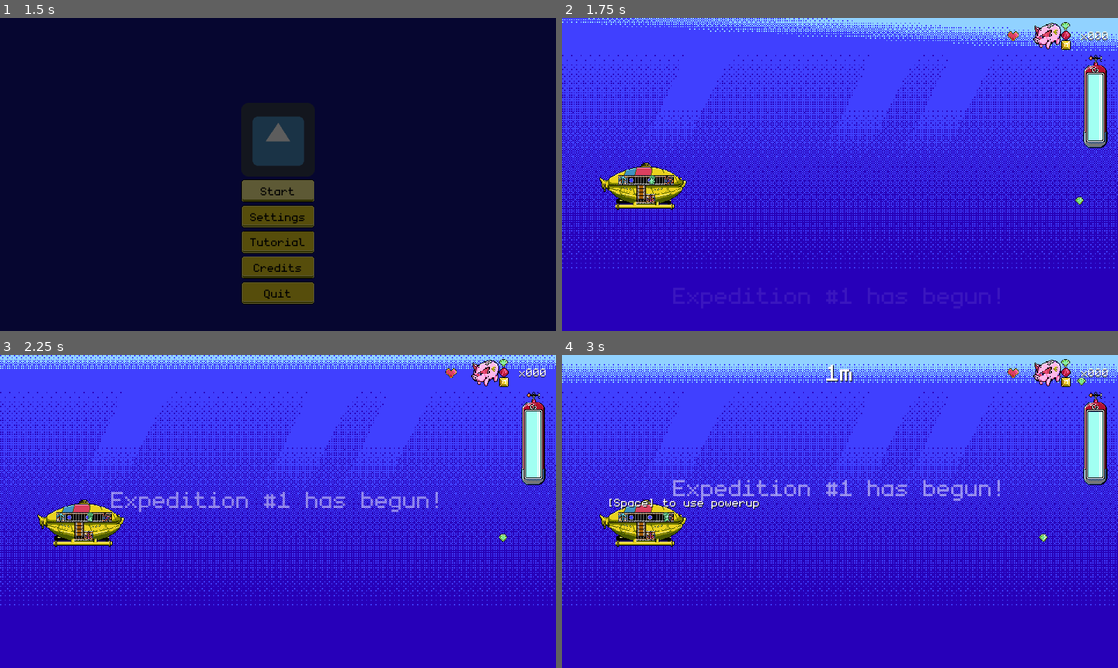
Above: before the commit, frames 1-4 (two rows, left to right).
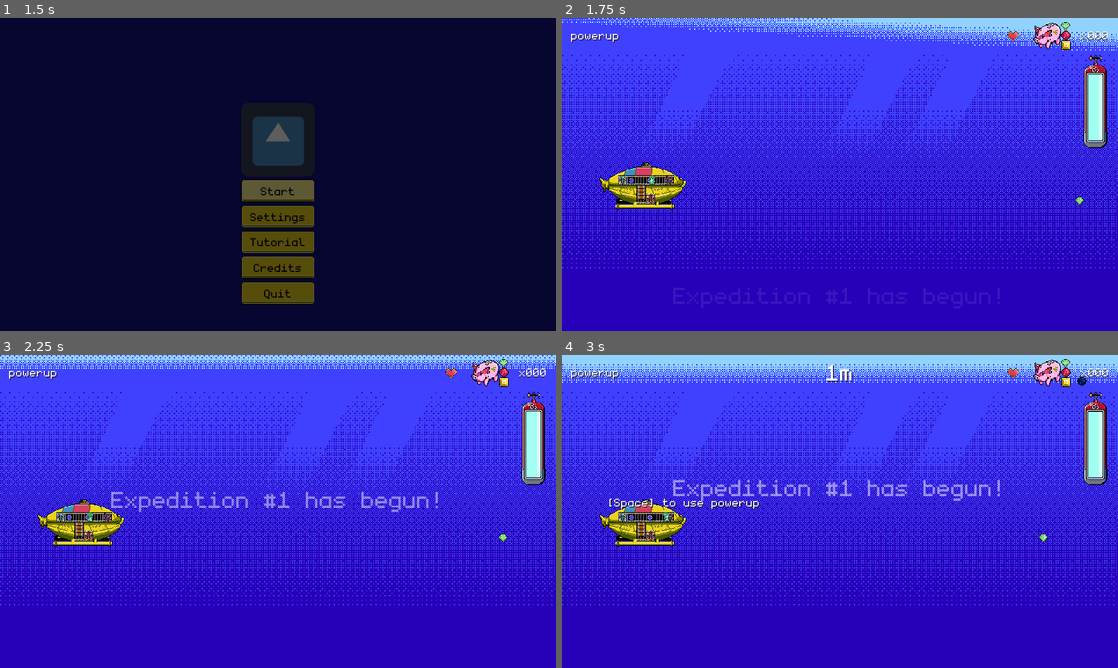
Above: after the commit, the same moments.

Repository: dmitriy-shmilo/gwj41
Game: Godot game, scene res://splash_screen/splash_screen.tscn
Same seed, same stepped clock (60 frames per second), same inputs: the game is played once before the commit and once after it. The engine's default icon, where the game draws it, is replaced by a stand-in: a white triangle on a blue panel in a dark square. Sound files missing from this copy of the repository are replaced by a short silence.
Inputs (mouse positions are in pixels of both pictures, inside the frame that each line leads up to):
- Up to frame 1 (1.5 s): tap Enter at 0.5 s; move the mouse to (400, 158) at 0.52 s; hold D (right) 0.53-1.25 s; hold Space (interact) 0.53-1.25 s; click (400, 158) at 0.67 s; click "Start" at 1.25 s
- Up to frame 2 (1.75 s): no input
- Up to frame 3 (2.25 s): move the mouse to (166, 527) at 2.02 s; hold S (down) from 2.03 s (still down); tap Space (interact) at 2.1 s
- Up to frame 4 (3 s): tap Space (interact) at 2.75 s; move the mouse to (895, 442) at 2.77 s; release S (down) at 2.78 s; hold D (right) from 2.78 s (still down); hold Space (interact) from 2.78 s (still down)

Frame 1 is identical in both runs. In frame 2, 0.1% of the frame differs, in the area x 1-11%, y 5-8%; in frame 3, 0.1%; in frame 4, 0.2%, in the area x 1-95%, y 5-10%.

Commit message:
Placeholder powerups.

Diff:
--- a/src/game_screen/game_screen.gd
+++ b/src/game_screen/game_screen.gd
@@ -8,6 +8,7 @@
 	preload("res://game_screen/treasure3.tscn")
 ]
 const ENEMY_SCENE = preload("res://game_screen/enemy.tscn")
+const POWERUP_SCENE = preload("res://game_screen/powerup.tscn")
 const INVINCIBILITY_TIME = 2.0
 
 onready var _pause_container: ColorRect = $"Gui/PauseContainer"
@@ -28,6 +29,7 @@
 var _distance = 0
 var _speed = 50
 var _invincibility_left = 0.0
+var _current_powerup: Powerup = null
 
 
 func _ready() -> void:
@@ -87,6 +89,11 @@
 	_gui.update_score(_score)
 
 
+func _set_powerup(value: Powerup) -> void:
+	_current_powerup = value
+	_gui.update_powerup(value)
+
+
 func _set_lives(value: int) -> void:
 	# TODO: update stats and fade
 	if value < 1:
@@ -124,6 +131,10 @@
 		_pickup_sound_player.play()
 		_set_score(_score + item.value)
 		item.disappear()
+	elif item is PowerupCollectable:
+		_pickup_sound_player.play()
+		_set_powerup(item.powerup)
+		item.disappear()
 	elif item is Enemy:
 		if _invincibility_left <= 0.0:
 			_damage_sound_player.play()
@@ -149,8 +160,10 @@
 func _on_SpawnTimer_timeout() -> void:
 	# TODO: spawn more stuff with progress
 	match randi() % 10:
-		0, 1:
+		0:
 			_spawn(TREASURE_SCENES[randi() % TREASURE_SCENES.size()])
+		1:
+			_spawn(POWERUP_SCENE)
 		2:
 			_spawn(ENEMY_SCENE)
 
--- a/src/game_screen/game_screen.tscn
+++ b/src/game_screen/game_screen.tscn
@@ -254,6 +254,18 @@
 "_edit_use_anchors_": false
 }
 
+[node name="PowerupLabel" type="Label" parent="Gui"]
+margin_left = 16.0
+margin_top = 16.0
+margin_right = 112.0
+margin_bottom = 51.0
+theme = ExtResource( 2 )
+custom_colors/font_color_shadow = Color( 0, 0, 0, 1 )
+text = "powerup"
+__meta__ = {
+"_edit_use_anchors_": false
+}
+
 [node name="Submarine" parent="." instance=ExtResource( 3 )]
 position = Vector2( 145, 287 )
 
--- a/src/game_screen/gui.gd
+++ b/src/game_screen/gui.gd
@@ -9,6 +9,7 @@
 onready var _lives_container: HBoxContainer = $"LivesContainer"
 onready var _run_title_label: Label = $"RunTitleLabel"
 onready var _run_title_tween: Tween = $"RunTitleTween"
+onready var _powerup_label: Label = $"PowerupLabel"
 
 func show_run_title(text: String) -> void:
 	var height = _run_title_label.rect_size.y
@@ -69,3 +70,11 @@
 func update_oxygen(current: float, total: float) -> void:
 	_oxygen_progress.max_value = total
 	_oxygen_progress.value = current
+
+
+func update_powerup(powerup: Powerup) -> void:
+	if powerup == null:
+		_powerup_label.text = ""
+		return
+
+	_powerup_label.text = tr(powerup.title)
--- /dev/null
+++ b/src/game_screen/powerup.gd
@@ -0,0 +1,18 @@
+extends Collectable
+class_name PowerupCollectable
+
+onready var _animation_player: AnimationPlayer = $"AnimationPlayer"
+
+export var powerup =
+func _process(delta: float) -> void:
+	if _animation_player.is_playing() or randi() % 60 != 0:
+		return
+
+	_animation_player.play("shine")
+
+
+func _on_Area2D_body_entered(body: Node) -> void:
+	if not body is Submarine:
+		return
+
+	emit_signal("collected", self)
--- /dev/null
+++ b/src/game_screen/powerup.tscn
@@ -0,0 +1,60 @@
+[gd_scene load_steps=6 format=2]
+
+[ext_resource path="res://assets/art/treasure3.png" type="Texture" id=1]
+[ext_resource path="res://game_screen/powerup_collectable.gd" type="Script" id=2]
+
+[sub_resource type="CircleShape2D" id=1]
+radius = 9.0
+
+[sub_resource type="Animation" id=2]
+length = 0.001
+tracks/0/type = "value"
+tracks/0/path = NodePath("Sprite:frame")
+tracks/0/interp = 1
+tracks/0/loop_wrap = true
+tracks/0/imported = false
+tracks/0/enabled = true
+tracks/0/keys = {
+"times": PoolRealArray( 0 ),
+"transitions": PoolRealArray( 1 ),
+"update": 0,
+"values": [ 0 ]
+}
+
+[sub_resource type="Animation" id=3]
+resource_name = "shine"
+length = 1.5
+tracks/0/type = "value"
+tracks/0/path = NodePath("Sprite:frame")
+tracks/0/interp = 1
+tracks/0/loop_wrap = true
+tracks/0/imported = false
+tracks/0/enabled = true
+tracks/0/keys = {
+"times": PoolRealArray( 0, 0.1, 0.2, 0.3, 0.4, 0.5, 0.6, 0.7, 0.8, 0.9, 1, 1.1, 1.2, 1.3, 1.4 ),
+"transitions": PoolRealArray( 1, 1, 1, 1, 1, 1, 1, 1, 1, 1, 1, 1, 1, 1, 1 ),
+"update": 1,
+"values": [ 0, 1, 2, 3, 4, 5, 6, 7, 8, 9, 10, 11, 12, 13, 1 ]
+}
+
+[node name="Powerup" type="Node2D"]
+script = ExtResource( 2 )
+
+[node name="Sprite" type="Sprite" parent="."]
+modulate = Color( 0, 0.717647, 1, 1 )
+texture = ExtResource( 1 )
+hframes = 14
+
+[node name="CollisionArea" type="Area2D" parent="."]
+collision_layer = 2
+collision_mask = 2
+
+[node name="CollisionShape2D" type="CollisionShape2D" parent="CollisionArea"]
+shape = SubResource( 1 )
+
+[node name="AnimationPlayer" type="AnimationPlayer" parent="."]
+playback_speed = 0.66
+anims/RESET = SubResource( 2 )
+anims/shine = SubResource( 3 )
+
+[connection signal="body_entered" from="CollisionArea" to="." method="_on_Area2D_body_entered"]
--- /dev/null
+++ b/src/game_screen/powerup_collectable.gd
@@ -0,0 +1,31 @@
+extends Collectable
+class_name PowerupCollectable
+
+const POWERUPS = [
+	preload("res://data/powerups/hp_up.tres"),
+	preload("res://data/powerups/oxygen_up.tres"),
+	preload("res://data/powerups/speed_down.tres"),
+	preload("res://data/powerups/speed_up.tres"),
+	preload("res://data/powerups/vspeed_up.tres")
+]
+
+export(Resource) var powerup = POWERUPS[0]
+
+onready var _animation_player: AnimationPlayer = $"AnimationPlayer"
+
+func _ready() -> void:
+	powerup = POWERUPS[randi() % POWERUPS.size()]
+
+
+func _process(delta: float) -> void:
+	if _animation_player.is_playing() or randi() % 60 != 0:
+		return
+
+	_animation_player.play("shine")
+
+
+func _on_Area2D_body_entered(body: Node) -> void:
+	if not body is Submarine:
+		return
+
+	emit_signal("collected", self)
--- a/src/project.godot
+++ b/src/project.godot
@@ -58,6 +58,11 @@
 "class": "Powerup",
 "language": "GDScript",
 "path": "res://data/powerups/powerup.gd"
+}, {
+"base": "Collectable",
+"class": "PowerupCollectable",
+"language": "GDScript",
+"path": "res://game_screen/powerup_collectable.gd"
 }, {
 "base": "Control",
 "class": "ScoreScreen",
@@ -110,6 +115,7 @@
 "KeyBindingButton": "",
 "Player": "",
 "Powerup": "",
+"PowerupCollectable": "",
 "ScoreScreen": "",
 "SettingsScene": "",
 "Shaker": "",
